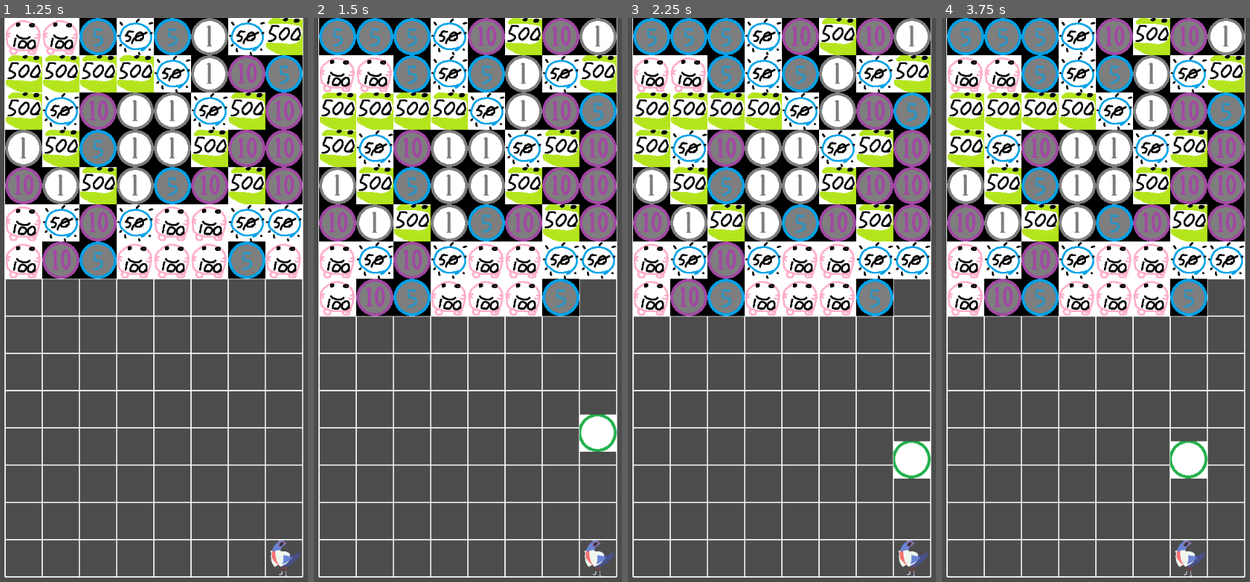
Above: before the commit, frames 1-4 (left to right).
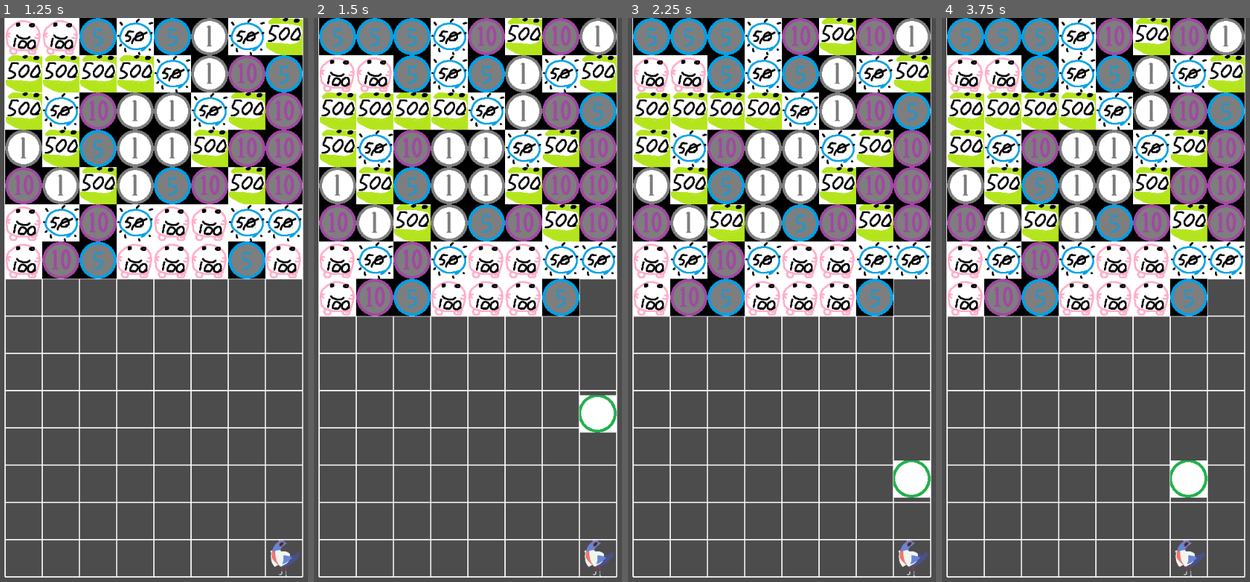
Above: after the commit, the same moments.

Repository: Alexzander-Stone/Money-Exchanger-Godot
Game: Godot game, scene res://Game.tscn
Same seed, same stepped clock (60 frames per second), same inputs: the game is played once before the commit and once after it.
Inputs:
- Up to frame 1 (1.25 s): tap Enter at 0.5 s; hold Right (ui_right) from 0.53 s (still down); tap X (deselect_coin) at 0.6 s
- Up to frame 2 (1.5 s): tap Space at 1.25 s; release Right (ui_right) at 1.28 s; hold Down (ui_down) from 1.28 s (still down); tap Z (select_coin) at 1.35 s
- Up to frame 3 (2.25 s): tap Enter at 2 s; release Down (ui_down) at 2.03 s; hold Right (ui_right) from 2.03 s (still down); tap X (deselect_coin) at 2.1 s
- Up to frame 4 (3.75 s): tap Space at 2.75 s; release Right (ui_right) at 2.78 s; hold Up (ui_up) 2.78-3.53 s; tap Z (select_coin) at 2.85 s; tap Enter at 3.5 s; hold Left (ui_left) from 3.53 s (still down); tap X (deselect_coin) at 3.6 s

Frame 1 is identical in both runs. In frame 2, 1.0% of the frame differs, in the area x 86-99%, y 66-77%; in frame 3, 1.0%; in frame 4, 1.0%.

Commit message:
Began transfering position movement to the move state.

Diff:
--- a/Coin.gd
+++ b/Coin.gd
@@ -3,7 +3,7 @@
 var direction = Vector2()
 var velocity
 
-const MAX_SPEED = 2000
+
 const DOWN = Vector2(0, 1)
 const UP = Vector2(0, -1)
 
@@ -35,31 +35,7 @@
 	add_child(death_timer)
 
 func _process(delta):
-	# Move towards the grid_position. It has already been verified,
-	# so no need to check for correctness in grid.
-	if is_moving:
-		# Coin is moving upwards.
-		if position.y - grid_position.y >= 0:
-			target_direction = UP
-		# Coin is moving downwards.
-		else:
-			target_direction = DOWN
-
-		velocity = MAX_SPEED * target_direction * delta
-		var pos = position
-		var distance_to_target = Vector2(abs(grid_position.x - pos.x), abs(grid_position.y - pos.y))
-
-		if abs(velocity.x) > distance_to_target.x:
-			velocity.x = distance_to_target.x * target_direction.x
-			is_moving = false
-		if abs(velocity.y) > distance_to_target.y:
-			velocity.y = distance_to_target.y * target_direction.y
-			is_moving = false
-		position += velocity
-
-	# Hide coin when reaching bottom of grid while selected.
-	if is_selected && !is_moving:
-			finalize_inventory()
+	pass
 
 # Need to hide coin and remove from grid when reaching bottom.
 func finalize_inventory():
--- a/Move.gd
+++ b/Move.gd
@@ -1,4 +1,8 @@
 extends "res://State.gd"
+
+const MAX_SPEED = 2000
+const DOWN = Vector2(0, 1)
+const UP = Vector2(0, -1)
 
 # Initialize.
 func enter():
@@ -10,6 +14,33 @@
 # Check to see if the coin should be moving.
 # If so, change states.
 func update(delta):
-	if owner.grid_position == owner.position:
+	var pos = owner.position
+	var g_pos = owner.grid_position
+
+	if g_pos == pos:
 		# Finished with current state, go to move state.
 		emit_signal("finished", "idle")
+
+	# Coin is moving upwards.
+	if pos.y - g_pos.y >= 0:
+		owner.target_direction = UP
+	# Coin is moving downwards.
+	else:
+		owner.target_direction = DOWN
+
+	owner.velocity = MAX_SPEED * owner.target_direction * delta
+
+	var distance_to_target = Vector2(abs(g_pos.x - pos.x), abs(g_pos.y - pos.y))
+
+	if abs(owner.velocity.x) > distance_to_target.x:
+		owner.velocity.x = distance_to_target.x * owner.target_direction.x
+		owner.is_moving = false
+	if abs(owner.velocity.y) > distance_to_target.y:
+		owner.velocity.y = distance_to_target.y * owner.target_direction.y
+		owner.is_moving = false
+	owner.position += owner.velocity
+
+	# Hide coin when reaching bottom of grid while selected.
+	# Need to create hidden state.
+	if owner.is_selected && !owner.is_moving:
+			owner.finalize_inventory()
